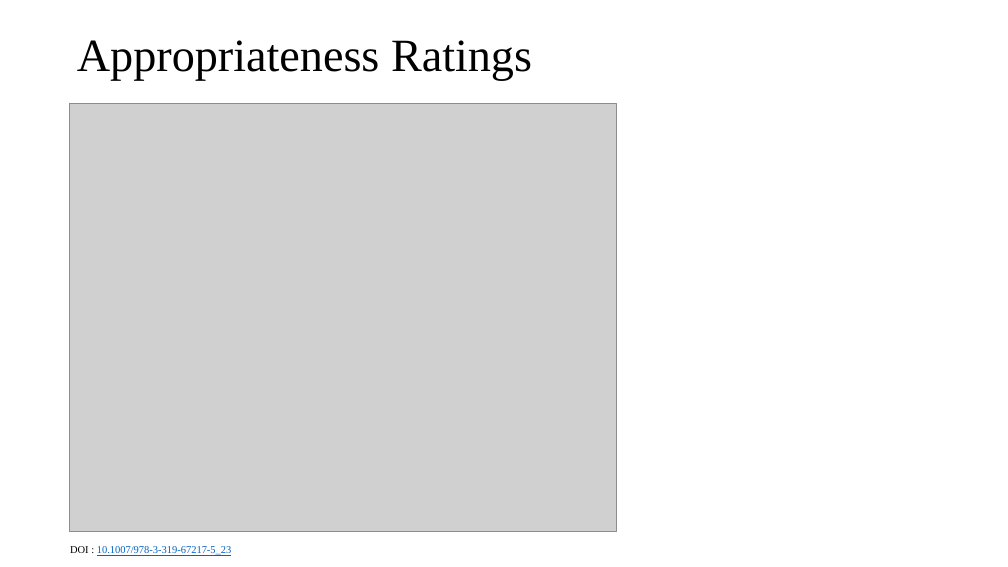
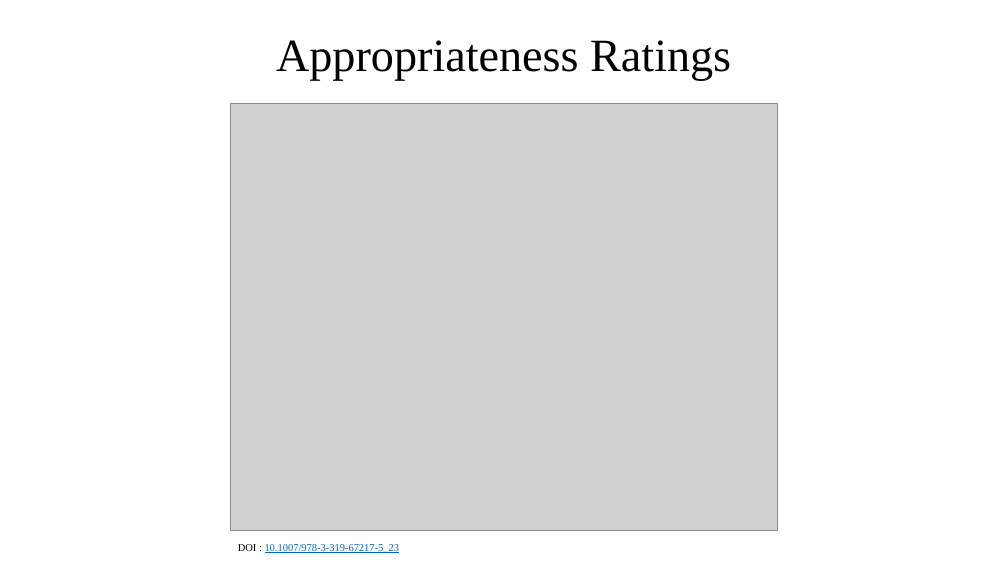
Before and after one commit to phonedude/cs895-s19, a slide deck: slide 10 of assignments/pabbisetty/week-11-presentation/week 11.pptx. Drawn at 1008x567 pixels with LibreOffice and Linux fonts; fonts in the diff are those of the drawing; grey boxes stand for pictures. Boxes give left, top, right and bottom in pixels: in the first picture for what was removed or moved away, otherwise in the second. Text is boxed around its words. In the diff, an @@ line names an element or a change of style, - is before the commit and + after.

```diff
--- a/assignments/pabbisetty/week-11-presentation/week 11.pptx
+++ b/assignments/pabbisetty/week-11-presentation/week 11.pptx
@@ title "Appropriateness Ratings" at [276, 40, 731, 80]: alignment left to centre @@
@@ picture: place and size @@
-picture at [70, 104, 617, 532]
+picture at [231, 103, 778, 531]
@@ text "DOI : 10.1007/978-3-319-67217-5_23": place and size @@
-text "DOI : 10.1007/978-3-319-67217-5_23" at [70, 546, 232, 556]
+text "DOI : 10.1007/978-3-319-67217-5_23" at [238, 544, 400, 553]
```
Also in this commit, not shown: 14 other slides changed.
